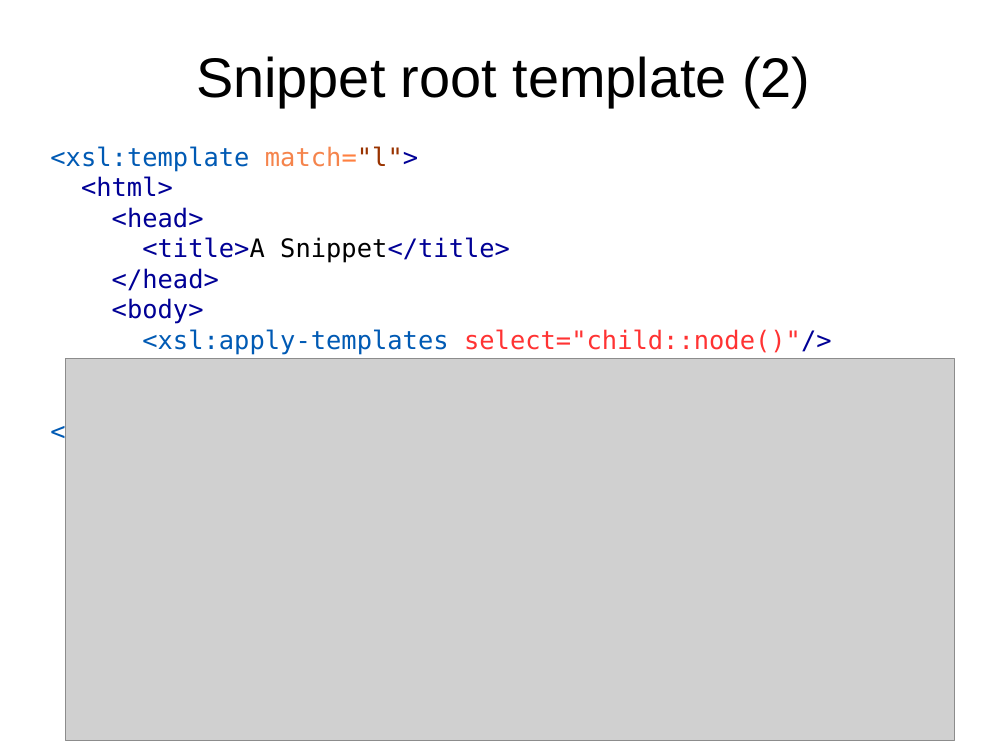
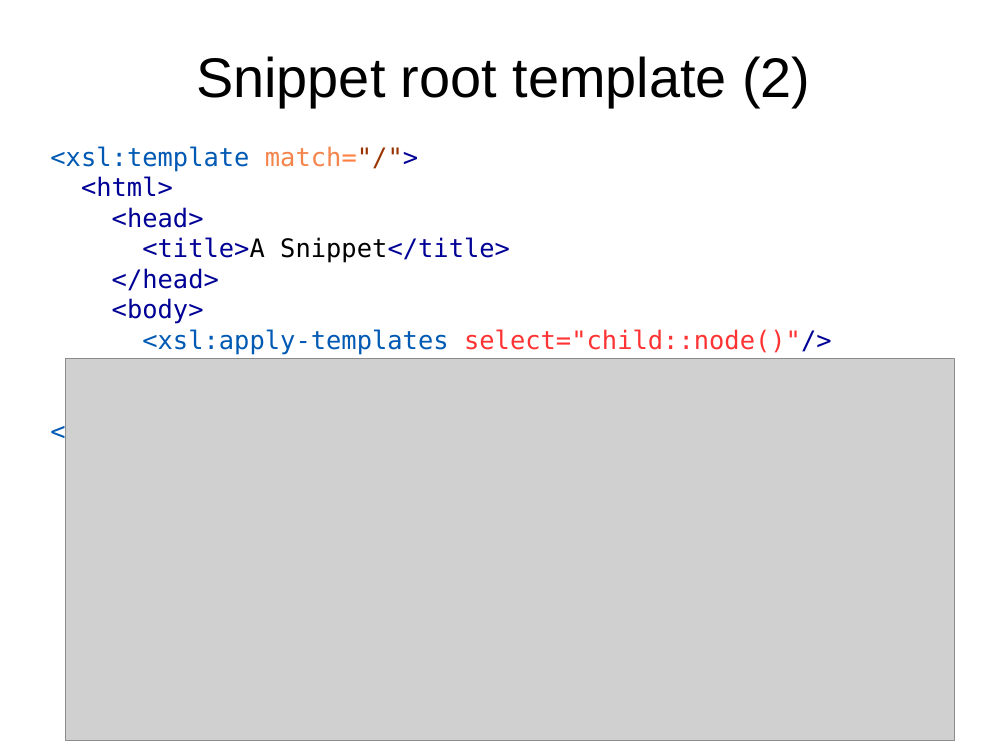
Before and after one commit to martindholmes/XSLT_workshops, a slide deck: slide 8 of intro/presentations/06_processing_model.odp (slide 7 before the commit). Drawn at 1008x756 pixels with LibreOffice and Linux fonts; fonts in the diff are those of the drawing; grey boxes stand for pictures. Boxes give left, top, right and bottom in pixels: in the first picture for what was removed or moved away, otherwise in the second. Text is boxed around its words. In the diff, an @@ line names an element or a change of style, - is before the commit and + after.

```diff
--- a/intro/presentations/06_processing_model.odp
+++ b/intro/presentations/06_processing_model.odp
@@ text at [50,146,832,446]: text changed @@
-<xsl:template match="l">
-<html>
-<head>
-<title>A Snippet</title>
-</head>
-<body>
-<xsl:apply-templates select="child::node()"/>
-</body>
-</html>
-</xsl:template>
+<xsl:template match="/">
+<html>
+<head>
+<title>A Snippet</title>
+</head>
+<body>
+<xsl:apply-templates select="child::node()"/>
+</body>
+</html>
+</xsl:template>
```
Also in this commit, not shown: 11 slides added.
